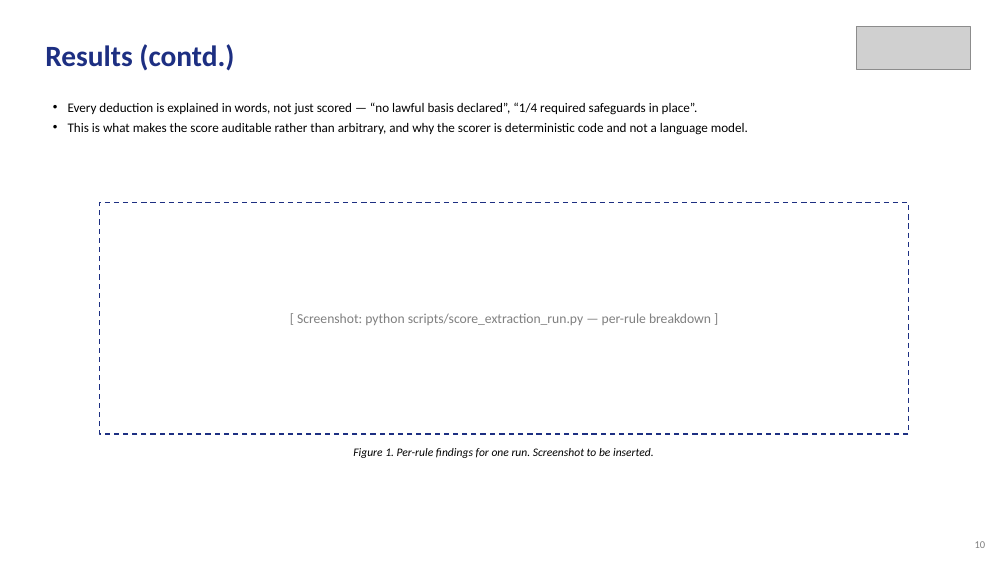
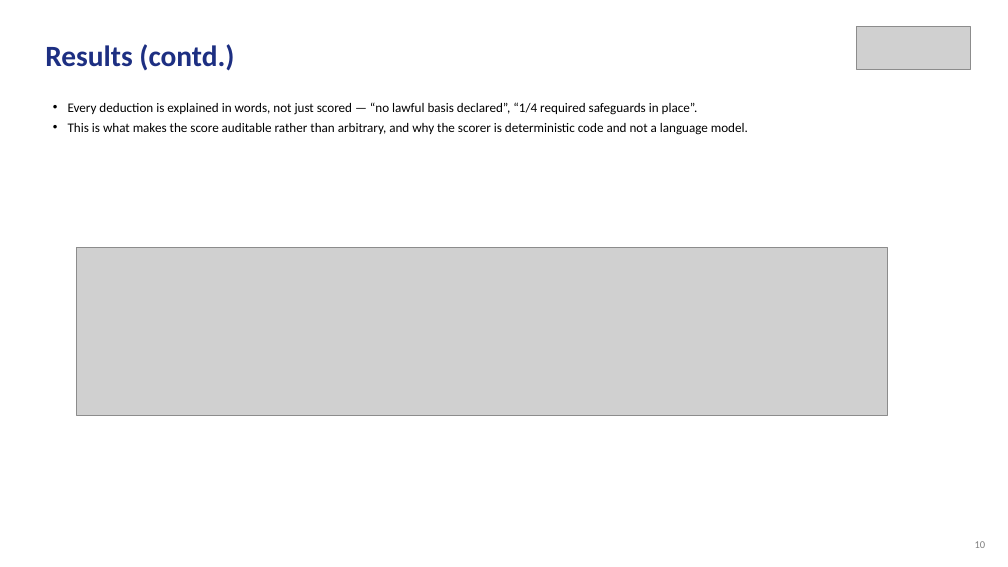
Before and after one commit to aysk1209/his-scraping-dpdp-project, a slide deck: slide 8 of Review-I.pptx (slide 10 before the commit). Drawn at 1008x567 pixels with LibreOffice and Linux fonts; fonts in the diff are those of the drawing; grey boxes stand for pictures. Boxes give left, top, right and bottom in pixels: in the first picture for what was removed or moved away, otherwise in the second. Text is boxed around its words. In the diff, an @@ line names an element or a change of style, - is before the commit and + after.

```diff
--- a/Review-I.pptx
+++ b/Review-I.pptx
@@ rectangle removed at <box>99,203,909,434</box> @@
-[ Screenshot: python scripts/score_extraction_run.py — per-rule breakdown ]
@@ picture added at <box>76,247,888,415</box> @@
@@ text removed at <box>353,448,654,458</box> @@
-Figure 1. Per-rule findings for one run. Screenshot to be inserted.
```
Also in this commit, not shown: 3 other slides changed, 1 slide added, 2 slides removed.
